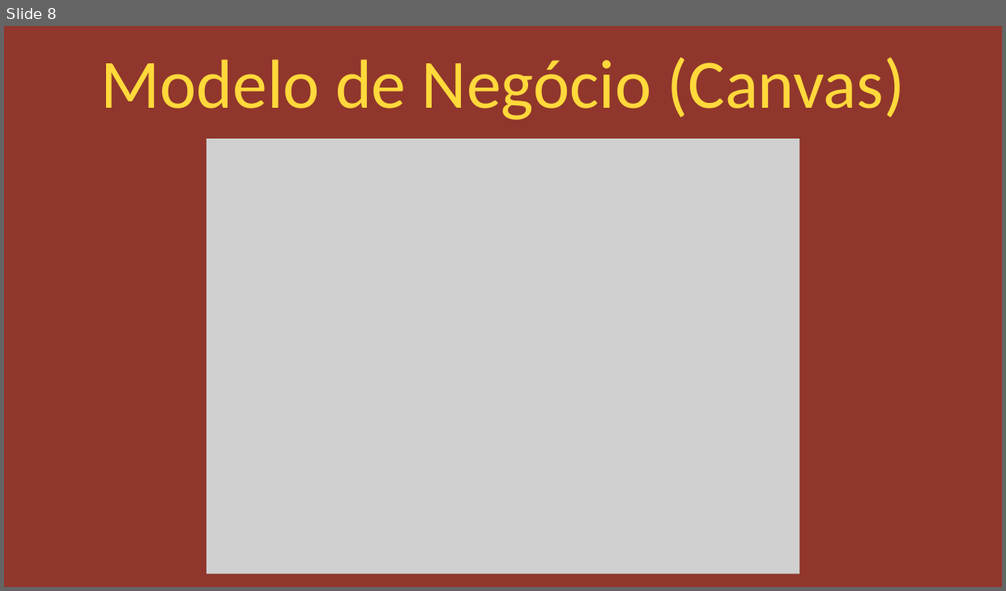
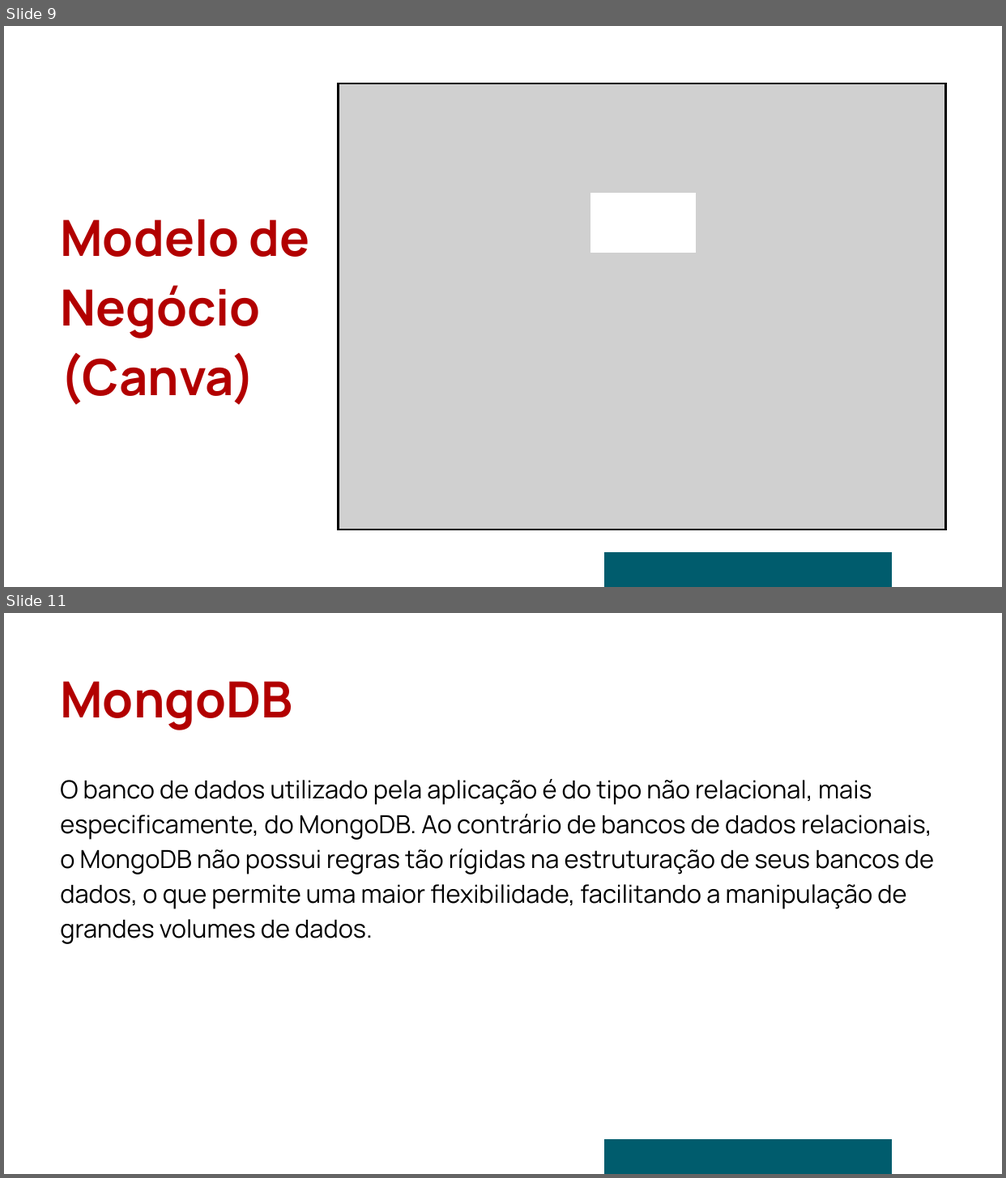
Before and after one commit to Agenda-Fatec/Documentos, a slide deck: Slides/PI.pptx. Shown one above the other, each under a label of ours: slide 8 before the commit, slides 9 and 11 after it; the slides between them are not shown. The pictures are 1006x591 and 1006x1178 pixels, drawn with LibreOffice and Linux fonts; fonts in the diff are those of the drawing; grey boxes stand for pictures. Boxes give left, top, right and bottom in pixels: in the first picture for what was removed or moved away, otherwise in the second. Text is boxed around its words. In the diff, an @@ line names an element or a change of style, - is before the commit and + after.

```diff
--- a/Slides/PI.pptx
+++ b/Slides/PI.pptx
@@ slide 11 added at <box>4,613,1002,1174</box>, background #FFFFFF @@
@@ text added at <box>60,681,292,730</box>, 72 pt, text #B20000, bold @@
+MongoDB
@@ text added at <box>60,779,934,944</box>, 36 pt, text #000000 @@
+O banco de dados utilizado pela aplicação é do tipo não relacional, mais especificamente, do MongoDB. Ao contrário de bancos de dados relacionais, o MongoDB não possui regras tão rígidas na estruturação de seus bancos de dados, o que permite uma maior flexibilidade, facilitando a manipulação de grandes volumes de dados.
@@ freeform shape added at <box>603,1139,892,1174</box>, fill #005C6D @@
@@ what was slide 8 is now slide 9 @@
@@ slide 9 changed as well @@
@@ background #90362C to #FFFFFF @@
@@ picture: place and size @@
-picture at <box>206,139,800,574</box>
+picture at <box>339,84,945,530</box>
@@ freeform shape added at <box>590,193,696,253</box>, fill #FFFFFF @@
@@ text at <box>60,219,310,405</box>: text changed; size 100 to 72 pt; font Calibri to Manrope; text colour #FFD93B to #B20000; bold on @@
-Modelo de Negócio (Canvas)
+Modelo de Negócio (Canva)
@@ freeform shape added at <box>603,552,892,587</box>, fill #005C6D @@
```
Also in this commit, not shown: 6 other slides changed, 14 other slides added, 9 slides removed, 6 other files.
